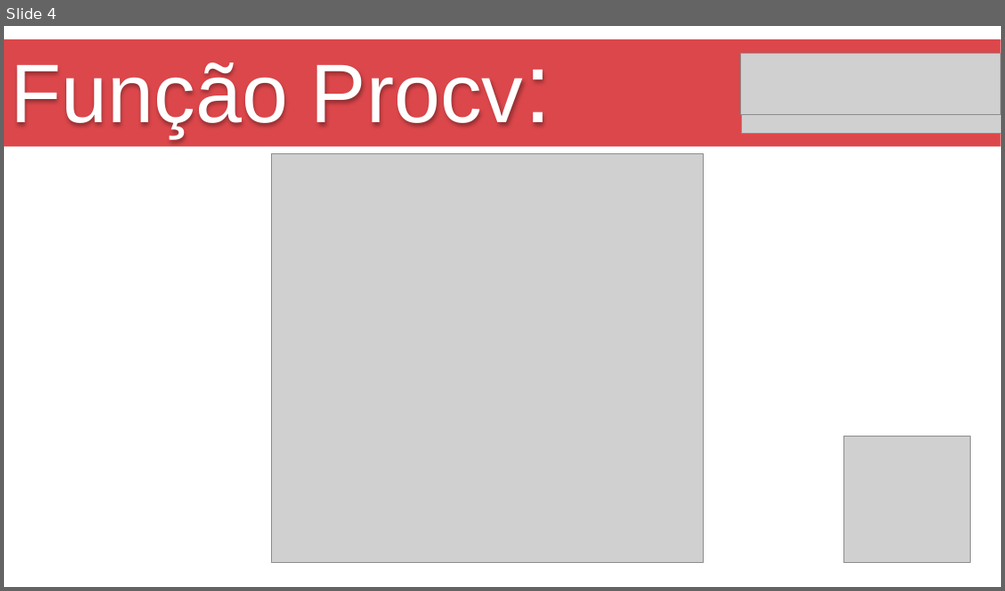
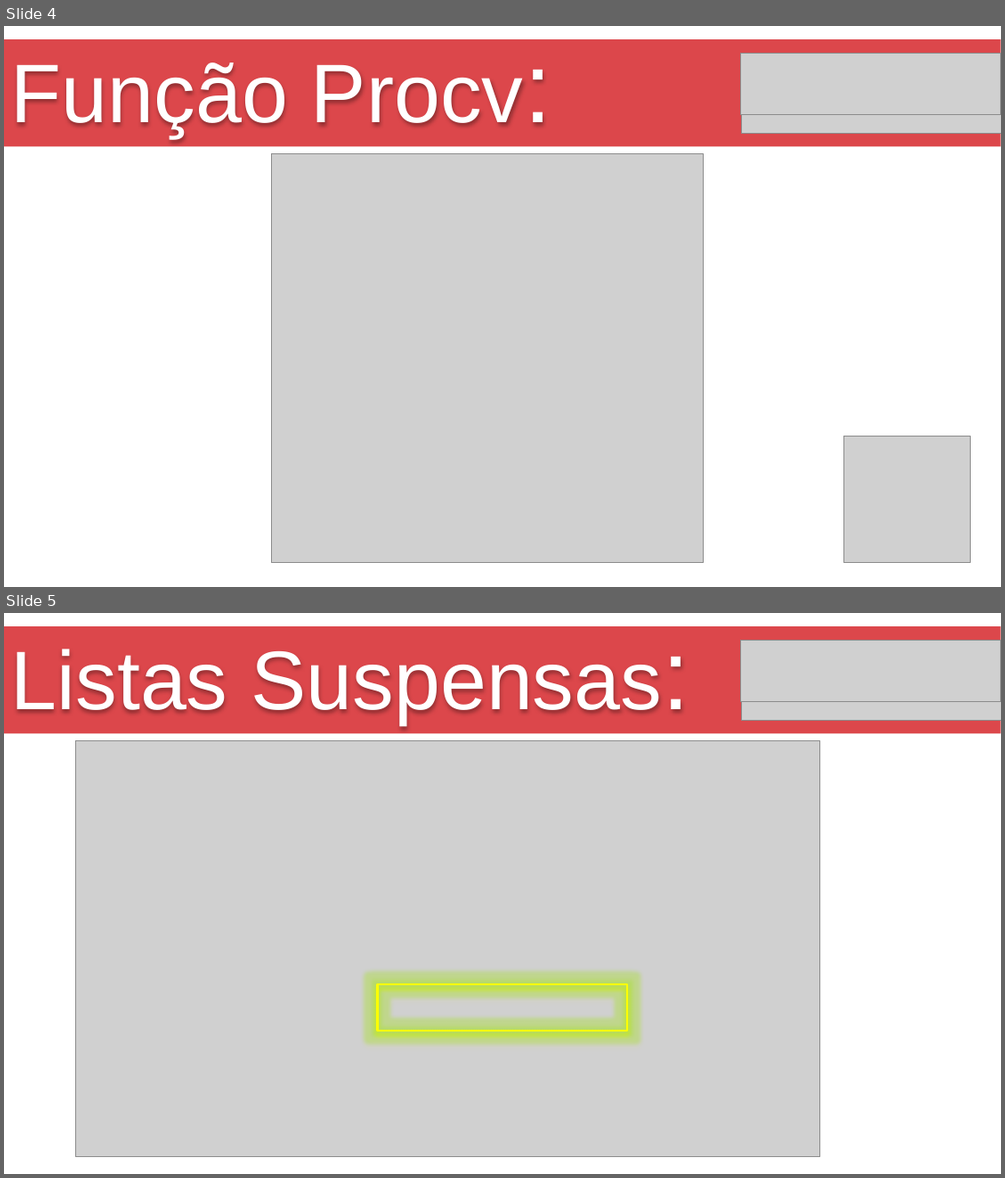
Before and after one commit to Marcsuper/TeachX, a slide deck: Turma Maio 2017/Aula 5/Aula de Excel 5.pptx. Shown one above the other, each under a label of ours: slide 4 before the commit, slides 4 and 5 after it. The pictures are 1005x591 and 1005x1178 pixels, drawn with LibreOffice and Linux fonts; fonts in the diff are those of the drawing; grey boxes stand for pictures. Boxes give left, top, right and bottom in pixels: in the first picture for what was removed or moved away, otherwise in the second. Text is boxed around its words. In the diff, an @@ line names an element or a change of style, - is before the commit and + after.

```diff
--- a/Turma Maio 2017/Aula 5/Aula de Excel 5.pptx
+++ b/Turma Maio 2017/Aula 5/Aula de Excel 5.pptx
@@ slide 5 added at (4, 613, 1001, 1174), background #FFFFFF @@
@@ rectangle added at (4, 626, 1000, 733), fill #DC474B @@
@@ title added at (11, 649, 662, 724), 80 pt, text #FFFFFF @@
+Listas Suspensas:
@@ picture added at (741, 640, 1000, 701) @@
@@ picture added at (741, 702, 1001, 721) @@
@@ picture added at (76, 741, 820, 1157) @@
@@ rectangle added at (377, 985, 627, 1030), outline #FFFF00 2 pt @@
```
Also in this commit, not shown: 1 slide changed, 3 other slides added, 5 other files.
